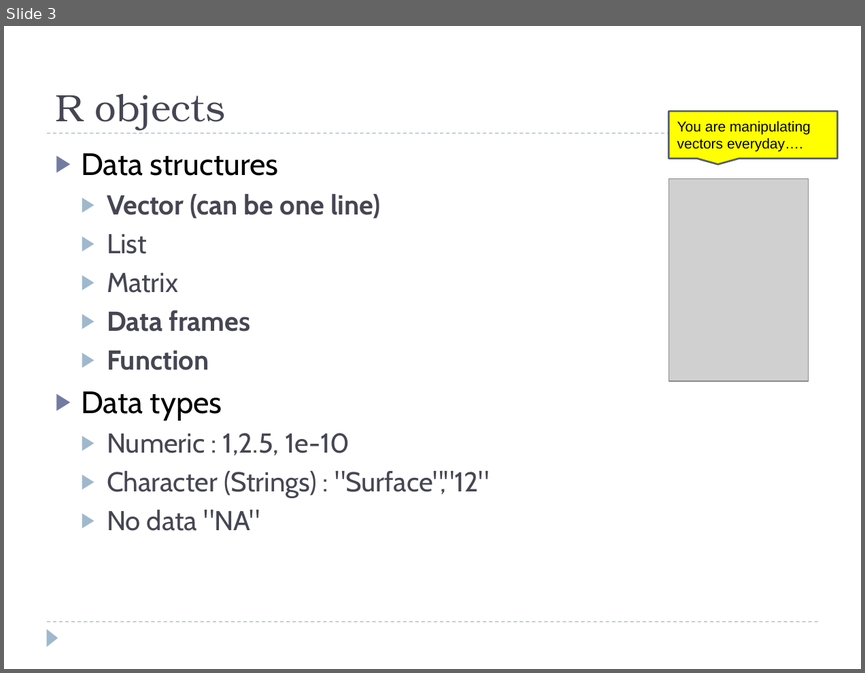
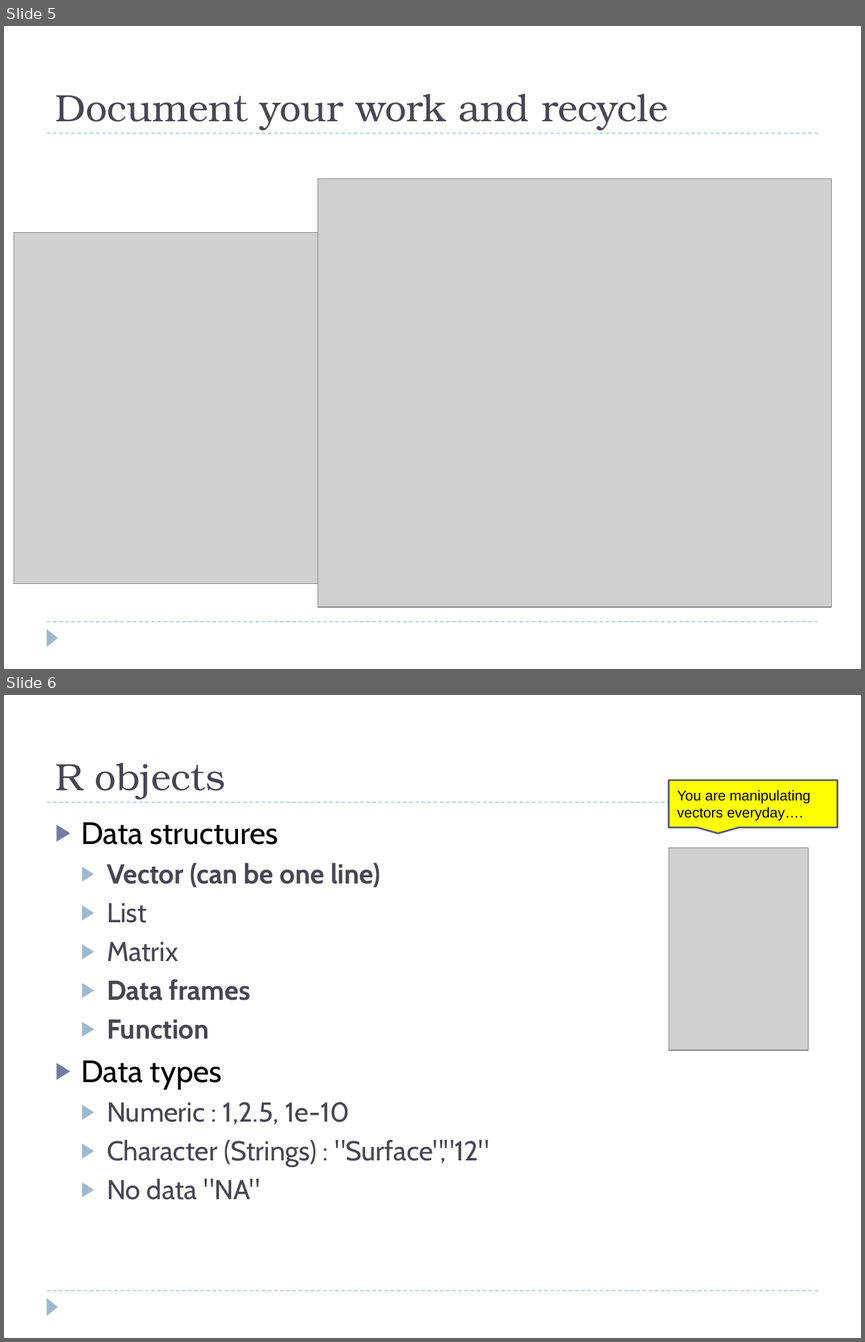
Before and after one commit to vaulot/R_tutorials, a slide deck: introduction/R_tutorial.pptx. Shown one above the other, each under a label of ours: slide 3 before the commit, slides 5 and 6 after it. The pictures are 865x673 and 865x1342 pixels, drawn with LibreOffice and Linux fonts; fonts in the diff are those of the drawing; grey boxes stand for pictures. Boxes give left, top, right and bottom in pixels: in the first picture for what was removed or moved away, otherwise in the second. Text is boxed around its words. In the diff, an @@ line names an element or a change of style, - is before the commit and + after.

```diff
--- a/introduction/R_tutorial.pptx
+++ b/introduction/R_tutorial.pptx
@@ slide 5 added at [4,26,861,669], background #FFFFFF; not listed: 3 template elements that a slide beside it also shows @@
@@ title added at [55,94,668,130], 32 pt, text #464653 @@
+Document your work and recycle
@@ picture added at [317,178,832,607] @@
@@ picture added at [14,233,606,583] @@
@@ what was slide 3 is now slide 6 @@
```
Also in this commit, not shown: 2 slides changed, 3 other slides added, 1 other file.
